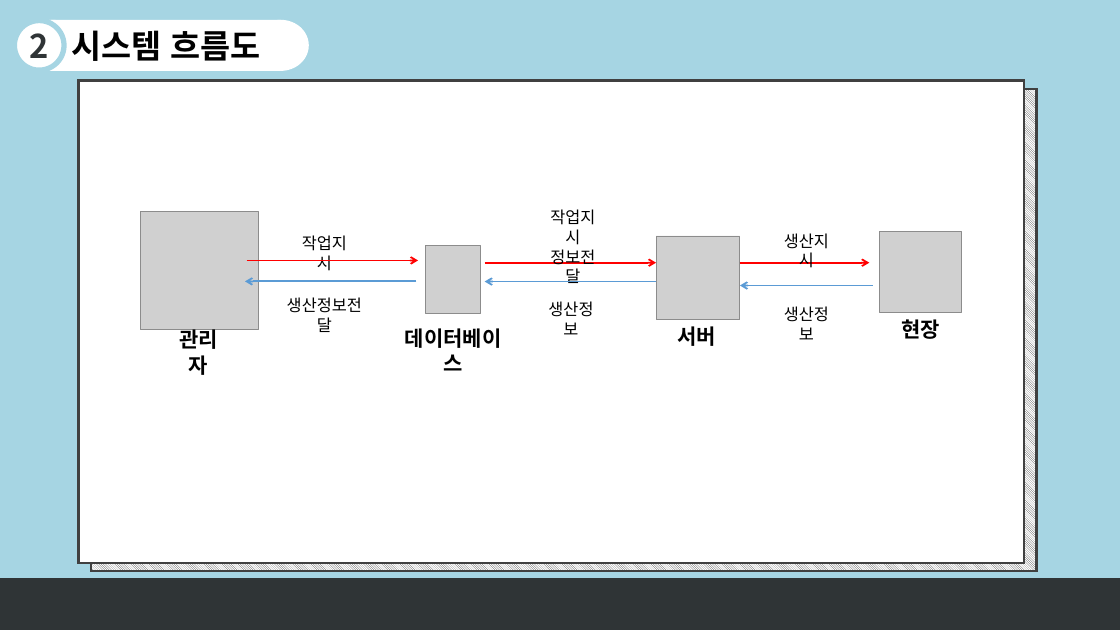
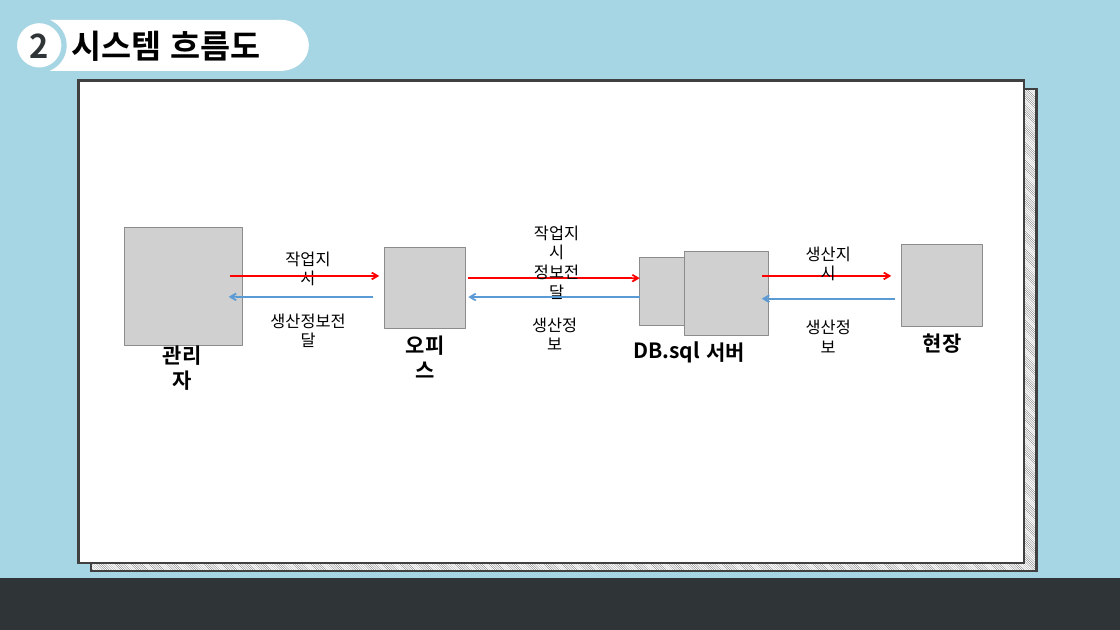
Before and after one commit to sjin9696/Aduino_C_sharp_1Team, a slide deck: slide 11 of 문서자료/발표자료.pptx. Drawn at 1120x630 pixels with LibreOffice and Linux fonts; fonts in the diff are those of the drawing; grey boxes stand for pictures. Boxes give left, top, right and bottom in pixels: in the first picture for what was removed or moved away, otherwise in the second. Text is boxed around its words. In the diff, an @@ line names an element or a change of style, - is before the commit and + after.

```diff
--- a/문서자료/발표자료.pptx
+++ b/문서자료/발표자료.pptx
@@ text "생산지시": place and size @@
-text "생산지시" at <box>784,233,829,268</box>
+text "생산지시" at <box>806,246,851,281</box>
@@ picture added at <box>385,247,466,329</box> @@
@@ picture: place and size @@
-picture at <box>426,245,481,313</box>
+picture at <box>639,257,694,325</box>
@@ picture: place and size @@
-picture at <box>656,236,740,320</box>
+picture at <box>685,251,769,335</box>
@@ arrow moved from (417, 281) - (245, 281) to (374, 297) - (229, 297) @@
@@ arrow moved from (247, 260) - (418, 260) to (230, 276) - (379, 276) @@
@@ 5 texts, 2 arrows, 1 picture: place and size @@
-5 texts, 2 arrows, 1 picture at <box>140,209,656,375</box>
+5 texts, 2 arrows, 1 picture at <box>124,225,640,390</box>
@@ 2 arrows, 1 picture, 1 text: place and size @@
-2 arrows, 1 picture, 1 text at <box>740,232,961,339</box>
+2 arrows, 1 picture, 1 text at <box>762,245,983,353</box>
@@ text removed at <box>405,328,502,371</box> @@
-데이터베이스
@@ text "생산정보": place and size @@
-text "생산정보" at <box>784,306,829,340</box>
+text "생산정보" at <box>806,319,851,353</box>
@@ text added at <box>406,335,445,378</box>, 18 pt, text #000000, bold @@
+오피스
@@ text added at <box>633,341,700,363</box>, 18 pt, text #000000, bold @@
+DB.sql
@@ text "서버": place and size @@
-text "서버" at <box>678,326,717,346</box>
+text "서버" at <box>706,342,745,362</box>
```
Also in this commit, not shown: 4 other slides changed, 1 other file.
